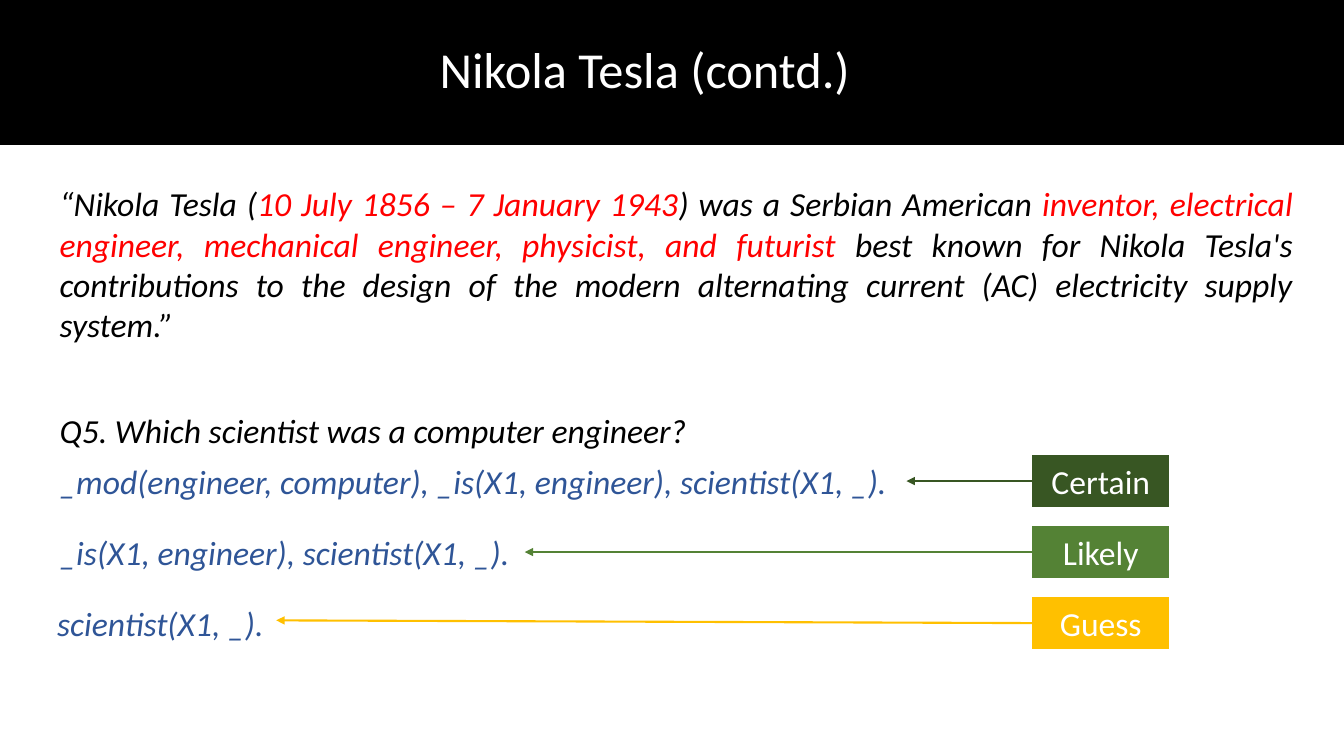
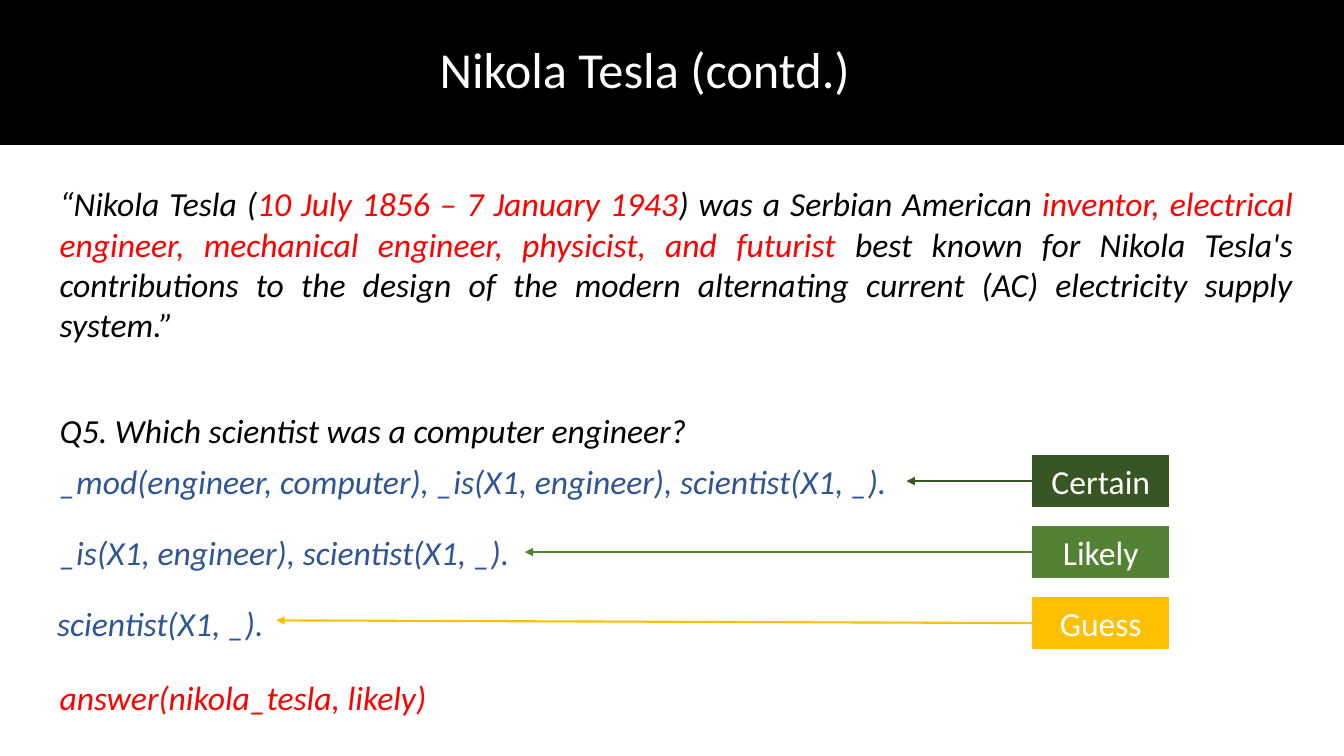
Before and after one commit to DhruvaPendharkar/thesis-project, a slide deck: slide 85 of Notes/ThesisPresentation.pptx. Drawn at 1344x756 pixels with LibreOffice and Linux fonts; fonts in the diff are those of the drawing. Boxes give left, top, right and bottom in pixels: in the first picture for what was removed or moved away, otherwise in the second. Text is boxed around its words. In the diff, an @@ line names an element or a change of style, - is before the commit and + after.

```diff
--- a/Notes/ThesisPresentation.pptx
+++ b/Notes/ThesisPresentation.pptx
@@ text added at (60,685,427,716), 24 pt, text #FF0000, italic @@
+answer(nikola_tesla, likely)
```
Also in this commit, not shown: 3 other slides changed, 5 slides added, 2 other files.
